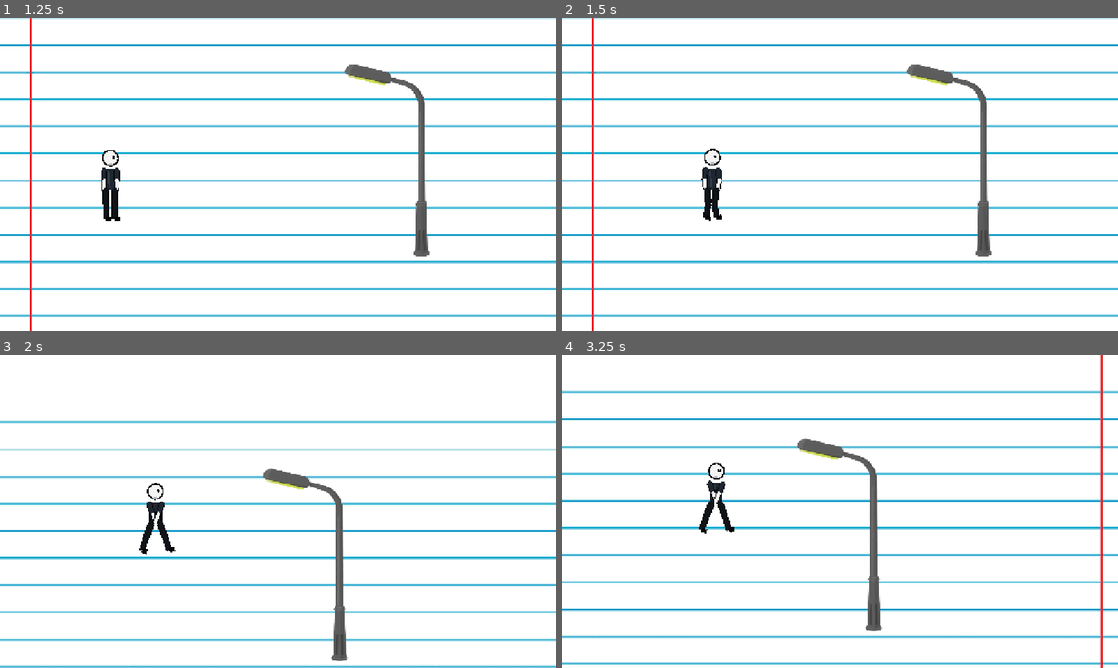
Above: before the commit, frames 1-4 (two rows, left to right).
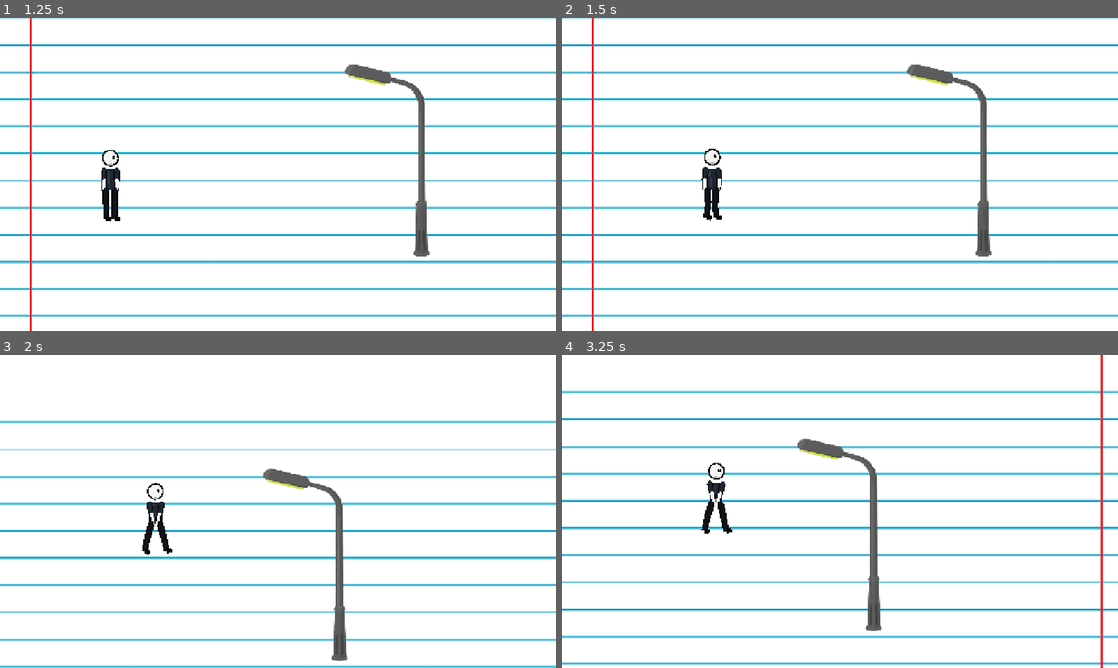
Above: after the commit, the same moments.

Repository: zamuuk13-sketch/TRY-HACKING-ME-NEW-
Game: Godot game, scene res://scenes/main.tscn
The game is run twice, just before and just after one commit, with the same random seed, the same clock (stepped at 60 frames per second) and the same inputs.
Inputs:
- Up to frame 1 (1.25 s): hold D (move_right) from 0.53 s (still down); hold C (crouch) from 0.53 s (still down); tap Space (jump) at 0.77 s
- Up to frame 2 (1.5 s): keep holding D (move_right); release C (crouch) at 1.28 s; tap Shift at 1.35 s
- Up to frame 3 (2 s): keep holding D (move_right); tap Space (jump) at 1.52 s
- Up to frame 4 (3.25 s): release D (move_right) at 2.03 s; hold A (move_left) 2.03-2.78 s; hold C (crouch) 2.03-2.78 s; hold D (move_right) from 2.78 s (still down); tap Shift at 2.85 s; tap Space (jump) at 3.02 s

Frame 1 is identical in both runs. In frame 2, less than 0.1% of the frame differs, in the area x 25-29%, y 41-65%; in frame 3, 0.2%; in frame 4, 0.2%, in the area x 24-31%, y 41-58%.

Commit message:
Polish walk cycle: opposing limbs, safer leg spacing, and true walk-to-idle blending

Diff:
--- a/scripts/player.gd
+++ b/scripts/player.gd
@@ -1,7 +1,6 @@
 extends CharacterBody2D
 ## TRY HACKING ME NOW — lightweight 2D cutout character with authored keyframe walk.
-## Movement/physics stay on CharacterBody2D. Visual animation is a real
-## transform hierarchy driven by AnimationPlayer keyframes.
+## Movement/physics stay on CharacterBody2D. Visual animation is a transform hierarchy driven by AnimationPlayer.
 
 @export_category("Movement")
 @export var move_speed: float = 260.0
@@ -109,7 +108,10 @@
 	var clip: String = state
 	if not animation_player.has_animation(clip):
 		clip = "idle"
-	animation_player.play(clip, 0.10)
+	# A slightly longer crossfade is important when stopping: it blends the exact
+	# current walk pose into the neutral idle pose instead of freezing at a frame.
+	var blend: float = 0.18 if state == "idle" else 0.10
+	animation_player.play(clip, blend)
 	animation_player.speed_scale = 1.0
 	if state == "run":
 		animation_player.speed_scale = 1.35
@@ -123,7 +125,6 @@
 	visual_root.name = "VisualRoot"
 	rig.add_child(visual_root)
 
-	# Torso.
 	torso = _line("Torso", visual_root, 19.0, OUTLINE)
 	torso.points = PackedVector2Array([Vector2(0, -14), Vector2(0, 17)])
 	var shirt_line: Line2D = _line("Shirt", visual_root, 14.0, SHIRT)
@@ -131,7 +132,6 @@
 	torso_highlight = _line("TorsoHighlight", visual_root, 3.0, SHIRT_LIGHT)
 	torso_highlight.points = PackedVector2Array([Vector2(-3, -11), Vector2(-1, 13)])
 
-	# Head.
 	head = Node2D.new()
 	head.name = "Head"
 	head.position = Vector2(0, -31)
@@ -145,7 +145,6 @@
 	var eye_glint: Polygon2D = _circle("EyeGlint", head, 0.65, Color.WHITE)
 	eye_glint.position = Vector2(4.75, -1.8)
 
-	# Limbs are transform nodes; every child rotates around its own joint.
 	left_upper_arm = _segment("UpperArmL", visual_root, Vector2(-9.5, -13), 16.0, SHIRT, 6.0)
 	left_forearm = _segment("ForearmL", left_upper_arm, Vector2(0, 16), 15.0, SKIN, 4.8)
 	right_upper_arm = _segment("UpperArmR", visual_root, Vector2(9.5, -13), 16.0, SHIRT, 6.0)
@@ -231,17 +230,22 @@
 	for i in range(t.size()):
 		t[i] *= duration
 
-	# Authored 8-pose cycle: Contact, Down, Passing, Up, then the mirrored half.
-	var thigh_l: Array[float] = [deg_to_rad(-25), deg_to_rad(-15), deg_to_rad(4), deg_to_rad(18), deg_to_rad(25), deg_to_rad(15), deg_to_rad(-4), deg_to_rad(-18), deg_to_rad(-25)]
-	var shin_l: Array[float] = [deg_to_rad(9), deg_to_rad(24), deg_to_rad(7), deg_to_rad(-2), deg_to_rad(-9), deg_to_rad(-24), deg_to_rad(-7), deg_to_rad(2), deg_to_rad(9)]
-	var thigh_r: Array[float] = [deg_to_rad(25), deg_to_rad(15), deg_to_rad(-4), deg_to_rad(-18), deg_to_rad(-25), deg_to_rad(-15), deg_to_rad(4), deg_to_rad(18), deg_to_rad(25)]
-	var shin_r: Array[float] = [deg_to_rad(-9), deg_to_rad(-24), deg_to_rad(-7), deg_to_rad(2), deg_to_rad(9), deg_to_rad(24), deg_to_rad(7), deg_to_rad(-2), deg_to_rad(-9)]
-	var arm_l: Array[float] = [deg_to_rad(22), deg_to_rad(14), deg_to_rad(-2), deg_to_rad(-16), deg_to_rad(-22), deg_to_rad(-14), deg_to_rad(2), deg_to_rad(16), deg_to_rad(22)]
-	var fore_l: Array[float] = [deg_to_rad(-10), deg_to_rad(-18), deg_to_rad(-12), deg_to_rad(-5), deg_to_rad(10), deg_to_rad(18), deg_to_rad(12), deg_to_rad(5), deg_to_rad(-10)]
-	var arm_r: Array[float] = [deg_to_rad(-22), deg_to_rad(-14), deg_to_rad(2), deg_to_rad(16), deg_to_rad(22), deg_to_rad(14), deg_to_rad(-2), deg_to_rad(-16), deg_to_rad(-22)]
-	var fore_r: Array[float] = [deg_to_rad(10), deg_to_rad(18), deg_to_rad(12), deg_to_rad(5), deg_to_rad(-10), deg_to_rad(-18), deg_to_rad(-12), deg_to_rad(-5), deg_to_rad(10)]
-	var torso_rot: Array[float] = [deg_to_rad(1), deg_to_rad(1.5), deg_to_rad(1), deg_to_rad(0), deg_to_rad(-1), deg_to_rad(-1.5), deg_to_rad(-1), deg_to_rad(0), deg_to_rad(1)]
-	var bob: Array[Vector2] = [Vector2(0,0), Vector2(0,1.2), Vector2(0,0.5), Vector2(0,-0.8), Vector2(0,0), Vector2(0,1.2), Vector2(0,0.5), Vector2(0,-0.8), Vector2(0,0)]
+	# Eight clean landmarks: contact -> down -> passing -> up -> mirrored half.
+	# Legs are always opposite. The forward leg stays separated from the rear leg.
+	var thigh_l: Array[float] = [deg_to_rad(-18), deg_to_rad(-12), deg_to_rad(3), deg_to_rad(13), deg_to_rad(18), deg_to_rad(12), deg_to_rad(-3), deg_to_rad(-13), deg_to_rad(-18)]
+	var shin_l: Array[float] = [deg_to_rad(7), deg_to_rad(18), deg_to_rad(8), deg_to_rad(-1), deg_to_rad(-7), deg_to_rad(-18), deg_to_rad(-8), deg_to_rad(1), deg_to_rad(7)]
+	var thigh_r: Array[float] = [deg_to_rad(18), deg_to_rad(12), deg_to_rad(-3), deg_to_rad(-13), deg_to_rad(-18), deg_to_rad(-12), deg_to_rad(3), deg_to_rad(13), deg_to_rad(18)]
+	var shin_r: Array[float] = [deg_to_rad(-7), deg_to_rad(-18), deg_to_rad(-8), deg_to_rad(1), deg_to_rad(7), deg_to_rad(18), deg_to_rad(8), deg_to_rad(-1), deg_to_rad(-7)]
+
+	# Arms are the exact counter-swing: when the right leg goes forward,
+	# the right arm goes back; then both exchange sides.
+	var arm_l: Array[float] = [deg_to_rad(15), deg_to_rad(11), deg_to_rad(2), deg_to_rad(-11), deg_to_rad(-15), deg_to_rad(-11), deg_to_rad(-2), deg_to_rad(11), deg_to_rad(15)]
+	var fore_l: Array[float] = [deg_to_rad(-7), deg_to_rad(-11), deg_to_rad(-8), deg_to_rad(-3), deg_to_rad(7), deg_to_rad(11), deg_to_rad(8), deg_to_rad(3), deg_to_rad(-7)]
+	var arm_r: Array[float] = [deg_to_rad(-15), deg_to_rad(-11), deg_to_rad(-2), deg_to_rad(11), deg_to_rad(15), deg_to_rad(11), deg_to_rad(2), deg_to_rad(-11), deg_to_rad(-15)]
+	var fore_r: Array[float] = [deg_to_rad(7), deg_to_rad(11), deg_to_rad(8), deg_to_rad(3), deg_to_rad(-7), deg_to_rad(-11), deg_to_rad(-8), deg_to_rad(-3), deg_to_rad(7)]
+
+	var torso_rot: Array[float] = [deg_to_rad(0.8), deg_to_rad(1.1), deg_to_rad(0.7), deg_to_rad(0.0), deg_to_rad(-0.8), deg_to_rad(-1.1), deg_to_rad(-0.7), deg_to_rad(0.0), deg_to_rad(0.8)]
+	var bob: Array[Vector2] = [Vector2.ZERO, Vector2(0, 0.9), Vector2(0, 0.35), Vector2(0, -0.45), Vector2.ZERO, Vector2(0, 0.9), Vector2(0, 0.35), Vector2(0, -0.45), Vector2.ZERO]
 
 	_track(a, NodePath("Rig/VisualRoot/ThighL:rotation"), thigh_l, t)
 	_track(a, NodePath("Rig/VisualRoot/ThighL/ShinL:rotation"), shin_l, t)
@@ -262,6 +266,16 @@
 	var times: Array[float] = [0.0, 0.9, 1.8]
 	_track(a, NodePath("Rig/VisualRoot:position"), [Vector2.ZERO, Vector2(0, -0.45), Vector2.ZERO], times)
 	_track(a, NodePath("Rig/VisualRoot:rotation"), [0.0, deg_to_rad(0.4), 0.0], times)
+	# Idle explicitly keys every limb at the neutral pose. This is what makes
+	# walk -> idle a true blend instead of leaving limbs in their last walk pose.
+	_track(a, NodePath("Rig/VisualRoot/ThighL:rotation"), [0.0, 0.0, 0.0], times)
+	_track(a, NodePath("Rig/VisualRoot/ThighL/ShinL:rotation"), [0.0, 0.0, 0.0], times)
+	_track(a, NodePath("Rig/VisualRoot/ThighR:rotation"), [0.0, 0.0, 0.0], times)
+	_track(a, NodePath("Rig/VisualRoot/ThighR/ShinR:rotation"), [0.0, 0.0, 0.0], times)
+	_track(a, NodePath("Rig/VisualRoot/UpperArmL:rotation"), [0.0, 0.0, 0.0], times)
+	_track(a, NodePath("Rig/VisualRoot/UpperArmL/ForearmL:rotation"), [0.0, 0.0, 0.0], times)
+	_track(a, NodePath("Rig/VisualRoot/UpperArmR:rotation"), [0.0, 0.0, 0.0], times)
+	_track(a, NodePath("Rig/VisualRoot/UpperArmR/ForearmR:rotation"), [0.0, 0.0, 0.0], times)
 	return a
 
 func _make_jump() -> Animation:
@@ -269,7 +283,7 @@
 	a.length = 0.35
 	a.loop_mode = Animation.LOOP_NONE
 	_track(a, NodePath("Rig/VisualRoot:rotation"), [deg_to_rad(-2), deg_to_rad(3)], [0.0, 0.35])
-	_track(a, NodePath("Rig/VisualRoot:position"), [Vector2(0,-2), Vector2(0,0)], [0.0, 0.35])
+	_track(a, NodePath("Rig/VisualRoot:position"), [Vector2(0,-2), Vector2.ZERO], [0.0, 0.35])
 	return a
 
 func _make_fall() -> Animation:
